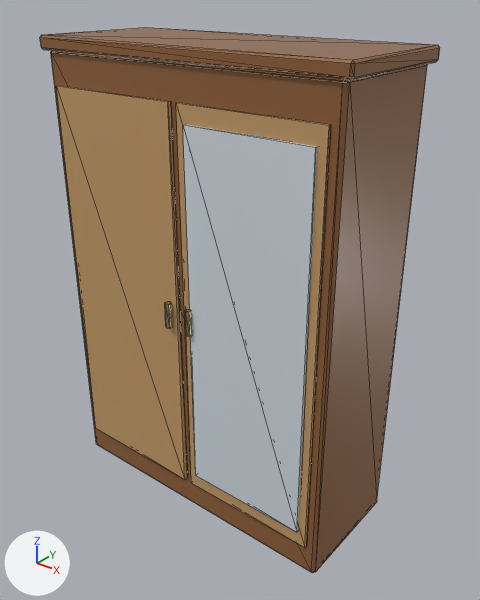
Renders of the glTF model assets/models/apartment/wardrobe.glb from each side of a commit.
Before and after are seen from a 50 mm camera at (1.84, -2.2, 2.47) aimed at (0.06, 0.02, 1.1). Lighting does not change. The marker at lower left points along +X, +Y and +Z. The older version comes first. Mesh edges are drawn as thin lines. Vertices at exactly the same position are counted once.

The older version as bpy lines, for what is in view:
```python
me_cube_064 = bpy.data.meshes.new('Cube.064')
me_cube_064.from_pydata(...)  # 120 vertices, 204 faces; spans x -0.78..0.78, y -0.34..0.32, z 0.0..2.25
# faces by material slot: [128, 24, 12, 40]
me_cube_064.materials.append(mat_woodpolish)  # brown #906138
me_cube_064.materials.append(mat_woodlight)  # orange #c49b69
me_cube_064.materials.append(mat_mirror)  # white #dde7ef
me_cube_064.materials.append(mat_brass)  # beige #e1cb95
ob_wardrobe = bpy.data.objects.new('wardrobe', me_cube_064)
ob_wardrobe.location = (0.0, 0.0, 0.0)
```
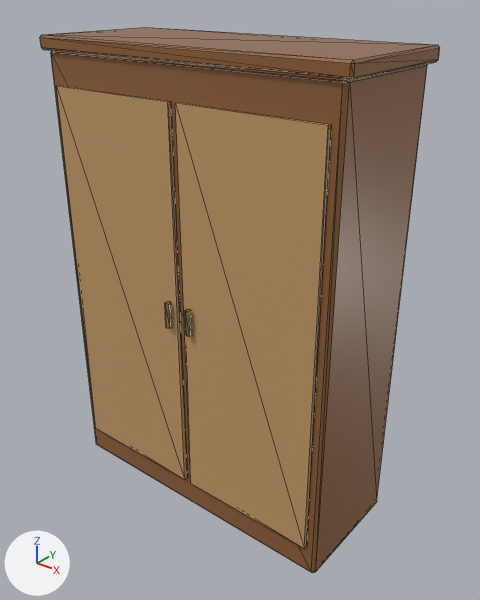
Patch to the scene script:
```diff
--- a/assets/models/apartment/wardrobe.glb.py
+++ b/assets/models/apartment/wardrobe.glb.py
@@ me_cube_064 @@
 # used by ob_wardrobe; location = (0.0, 0.0, 0.0)
-me_cube_064.from_pydata(...)  # 120 vertices, 204 faces; spans x -0.78..0.78, y -0.34..0.32, z 0.0..2.25
+me_cube_064.from_pydata(...)  # 112 vertices, 192 faces; spans x -0.78..0.78, y -0.34..0.32, z 0.0..2.25
+# me_cube_064 part 1: the loose piece of 8 vertices spanning x 0.06..0.66, y -0.32..-0.3, z 0.27..1.97 is deleted
 me_cube_064.materials.append(mat_woodpolish)
 me_cube_064.materials.append(mat_woodlight)
-me_cube_064.materials.append(mat_mirror)  # white #dde7ef
 me_cube_064.materials.append(mat_brass)
```

Changed parts and their boxes (x1, y1, x2, y2) in the pictures (480 x 600 px):
part 1 of me_cube_064, deleted: before (183, 124, 317, 532)
